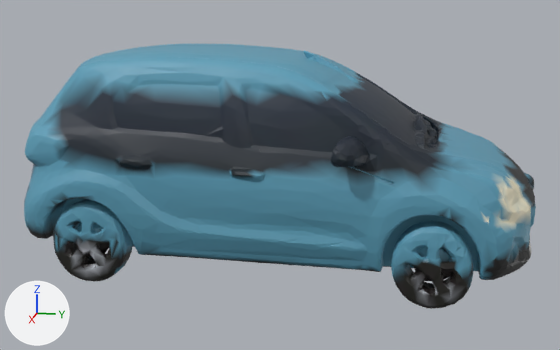
One commit to the glTF model scripts/assets/models/vehicles/tiba_lod1.glb: the scene before it, then after it.
Before and after are seen from a 50 mm camera at (244.4, 46.1, 88.8) aimed at (3.3, -2.1, 28.5). The axes (+X, +Y, +Z) are drawn at lower left. The lights are the same throughout. The first picture is the older version. Where no turn or scale is listed for an object, it has been applied to the vertices. Vertices at exactly the same position are counted once.

The older version as bpy lines, for what is in view:
```python
me_geometry_0 = bpy.data.meshes.new('geometry_0')
me_geometry_0.from_pydata(...)  # 8495 vertices, 17098 faces; spans x -42.0..45.0, y -81.0..77.0, z 0.0..69.0
me_geometry_0.materials.append(mat_geometry_0)
ob_geometry_0 = bpy.data.objects.new('geometry_0', me_geometry_0)
ob_geometry_0.location = (0.0, 0.0, 0.0)
```
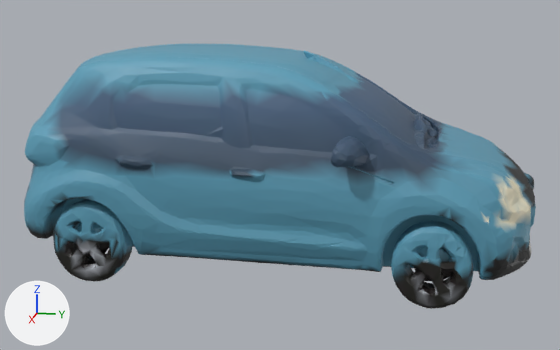
Location of each change, [x1, y1, x2, y2] in pixels of the pictures (560 x 350 px):
part 1 of me_geometry_0, recoloured (lighter): [61, 93, 441, 176] in both
part 2 of me_geometry_0, recoloured (dark blue to blue): [49, 71, 450, 185] in both

The change, as a list of edits to the scene's bpy script:
```text
Change me_geometry_0:
    where me_geometry_0.from_pydata(...)  # 8495 vertices, 17098 faces; spans x -42.0..45.0, y -81.0..77.0, z 0.0..69.0
    used by ob_geometry_0; location = (0.0, 0.0, 0.0)
    me_geometry_0 part 1: 2025 faces centred in x -42.0..45.0, y -62.0..49.0, z 37.0..51.0 are repainted in the vertex colours; the middle colour goes from dark blue #1c2632 to dark blue #3d536a
    me_geometry_0 part 2: 1283 faces centred in x -37.0..40.0, y -69.0..56.0, z 33.0..63.0 are repainted in the vertex colours; the middle colour goes from dark blue #1c2a3b to blue #476280
```
